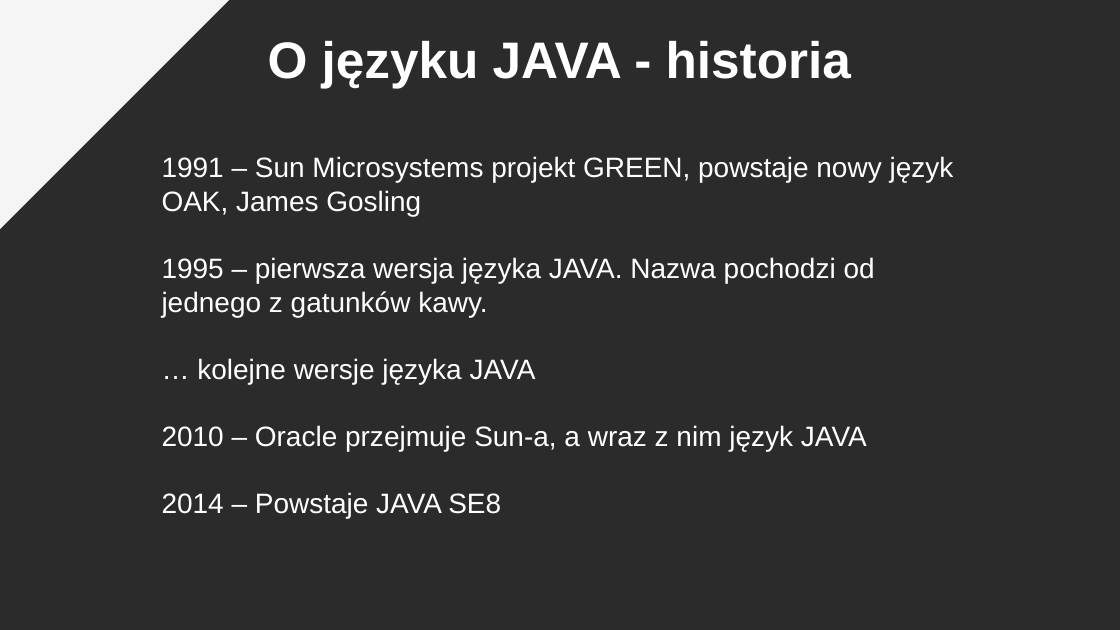
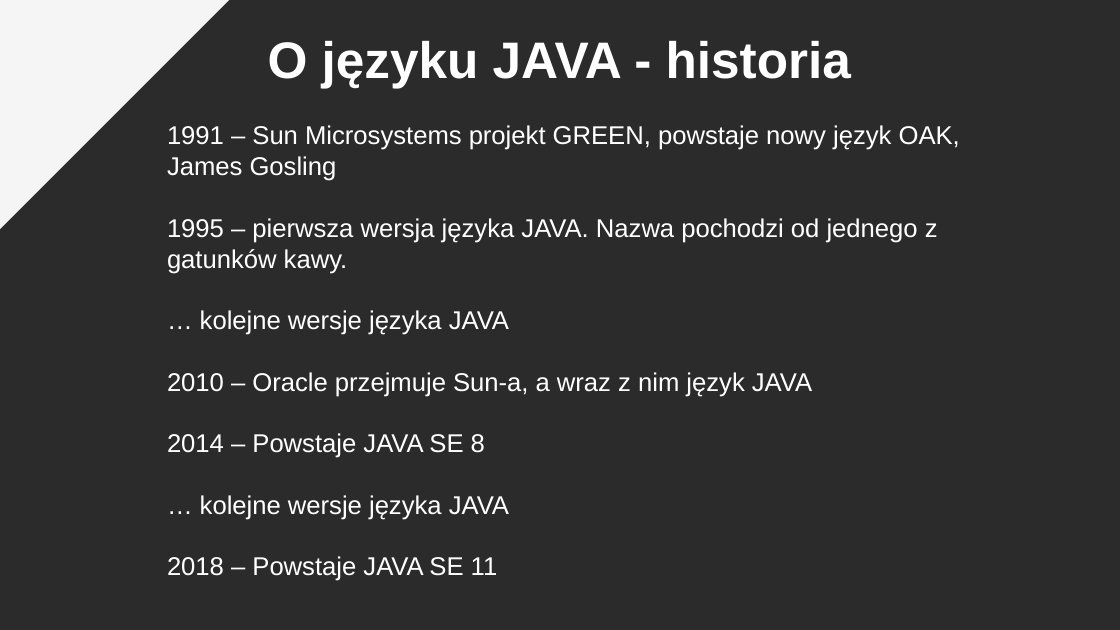
Before and after one commit to pkrajnik/WprowadzenieDoJava4Zajecia, a slide deck: slide 2 of WprowadzenieDoJezykaJAVA_v2_PiotrKrajnik.pptx. Drawn at 1120x630 pixels with LibreOffice and Linux fonts; fonts in the diff are those of the drawing; background and template pictures are left out; a plain dark background stands for a picture behind light text. Boxes give left, top, right and bottom in pixels: in the first picture for what was removed or moved away, otherwise in the second. Text is boxed around its words. In the diff, an @@ line names an element or a change of style, - is before the commit and + after.

```diff
--- a/WprowadzenieDoJezykaJAVA_v2_PiotrKrajnik.pptx
+++ b/WprowadzenieDoJezykaJAVA_v2_PiotrKrajnik.pptx
@@ text "1991 – Sun Microsystems projekt ...": place and size @@
-text "1991 – Sun Microsystems projekt ..." at (162, 156, 954, 518)
+text "1991 – Sun Microsystems projekt ..." at (167, 125, 960, 581)
@@ text at (167, 125, 960, 397): size 24 to 22 pt in "1991 – Sun Microsystems projekt GREEN, powstaje ...", "1995 – pierwsza wersja języka JAVA. Nazwa ...", "… kolejne wersje języka JAVA", "2010 – Oracle przejmuje Sun-a, a wraz ..." @@
@@ text at (167, 433, 509, 581): text changed; size 24 to 22 pt @@
-2014 – Powstaje JAVA SE8
+2014 – Powstaje JAVA SE 8
+… kolejne wersje języka JAVA
+2018 – Powstaje JAVA SE 11
```
Also in this commit, not shown: 4 other slides changed.
